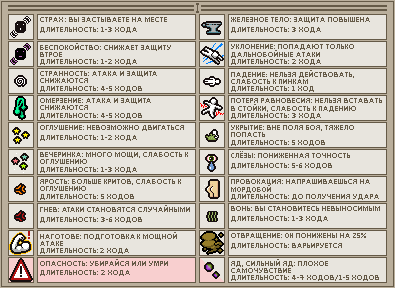
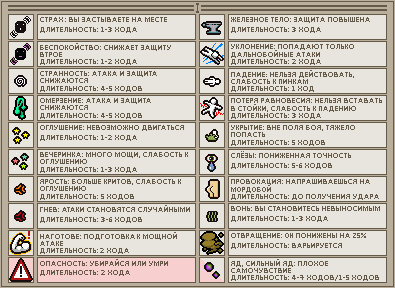
Comparing the layer stacks of the two 395x288 images. Changes:
painted on "Второй" over [138, 27, 355, 262]
